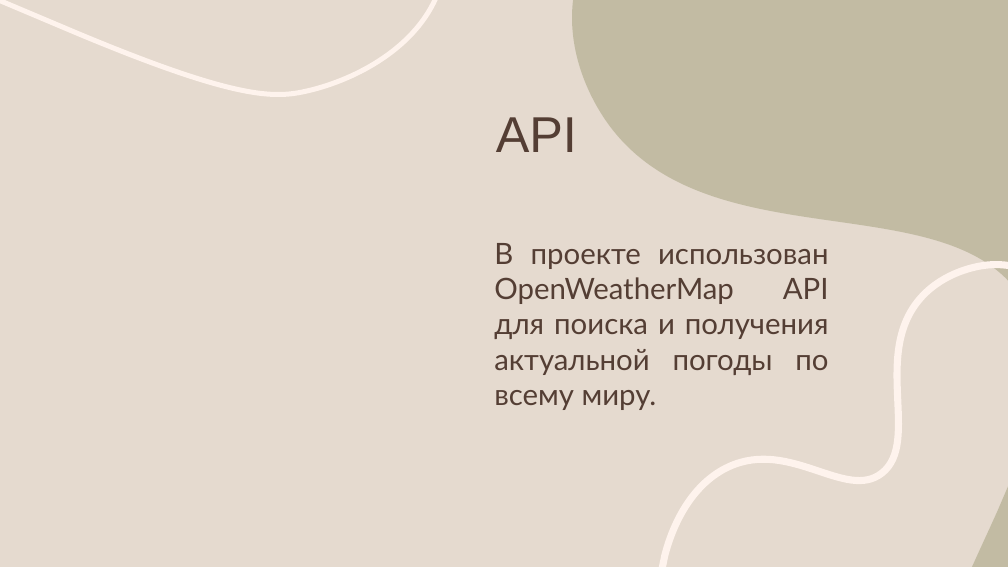
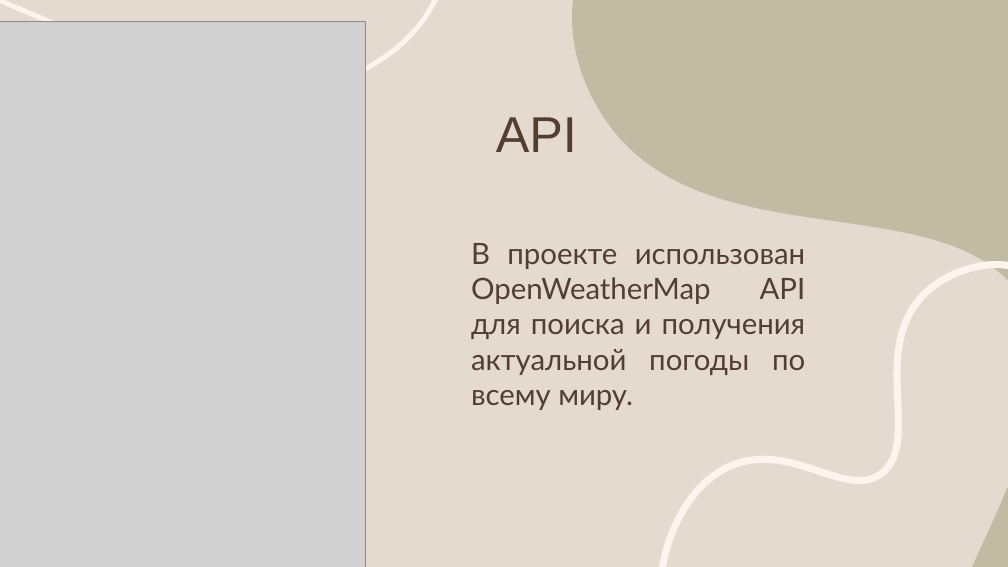
Before and after one commit to Romob1o/WeatherBot, a slide deck: slide 3 of documents/WeatherBot.pptx. Drawn at 1008x567 pixels with LibreOffice and Linux fonts; fonts in the diff are those of the drawing; grey boxes stand for pictures. Boxes give left, top, right and bottom in pixels: in the first picture for what was removed or moved away, otherwise in the second. Text is boxed around its words. In the diff, an @@ line names an element or a change of style, - is before the commit and + after.

```diff
--- a/documents/WeatherBot.pptx
+++ b/documents/WeatherBot.pptx
@@ picture added at bbox=[0, 22, 366, 567] @@
@@ text "В проекте использован OpenWeatherMap API ...": place and size @@
-text "В проекте использован OpenWeatherMap API ..." at bbox=[494, 243, 829, 410]
+text "В проекте использован OpenWeatherMap API ..." at bbox=[471, 243, 806, 410]
```
Also in this commit, not shown: 1 other slide changed, 2 slides added, 3 slides removed.
